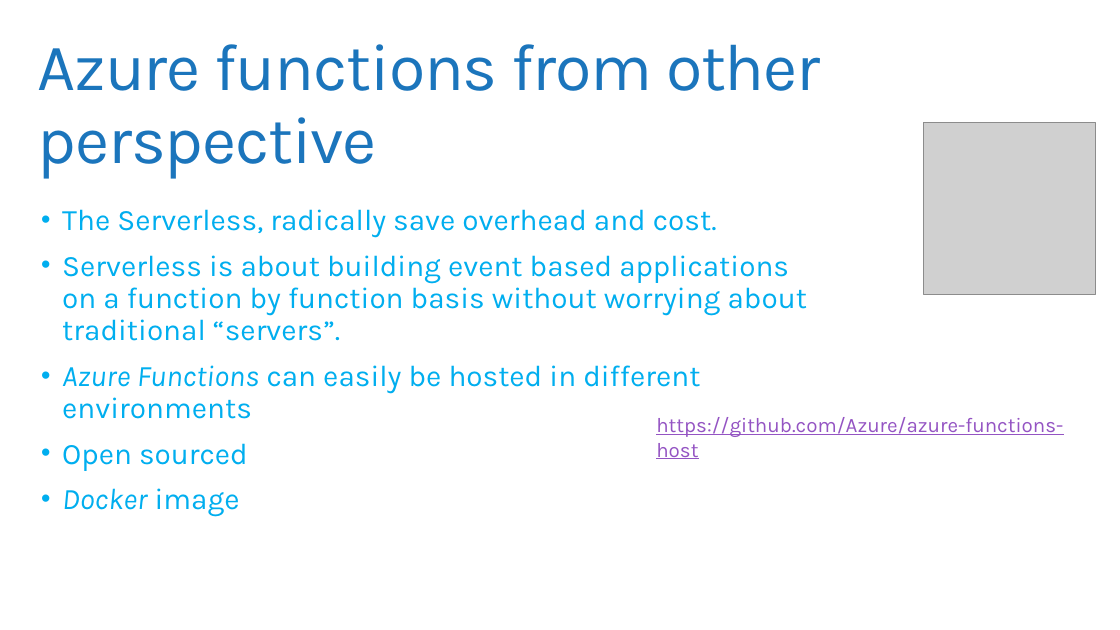
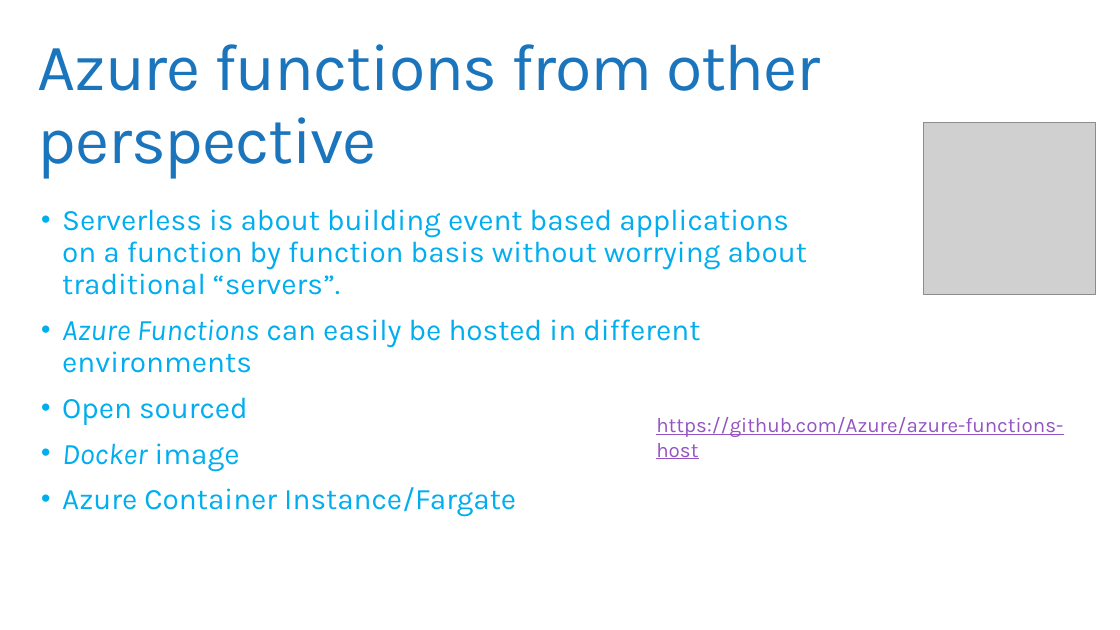
Before and after one commit to Ratomir/ATD15, a slide deck: slide 6 of ppt/ATD15_Ratomir_Vukadin_Kubernetes_AzureFunctions.pptx. Drawn at 1120x630 pixels with LibreOffice and Linux fonts; fonts in the diff are those of the drawing; grey boxes stand for pictures; background and template pictures are left out. Boxes give left, top, right and bottom in pixels: in the first picture for what was removed or moved away, otherwise in the second. Text is boxed around its words. In the diff, an @@ line names an element or a change of style, - is before the commit and + after.

```diff
--- a/ppt/ATD15_Ratomir_Vukadin_Kubernetes_AzureFunctions.pptx
+++ b/ppt/ATD15_Ratomir_Vukadin_Kubernetes_AzureFunctions.pptx
@@ text at (x1=62, y1=209, x2=717, y2=238): paragraph removed @@
-• The Serverless, radically save overhead and cost.
@@ text at (x1=62, y1=487, x2=516, y2=517): paragraph added @@
+• Azure Container Instance/Fargate
```
Also in this commit, not shown: 1 other slide changed.
